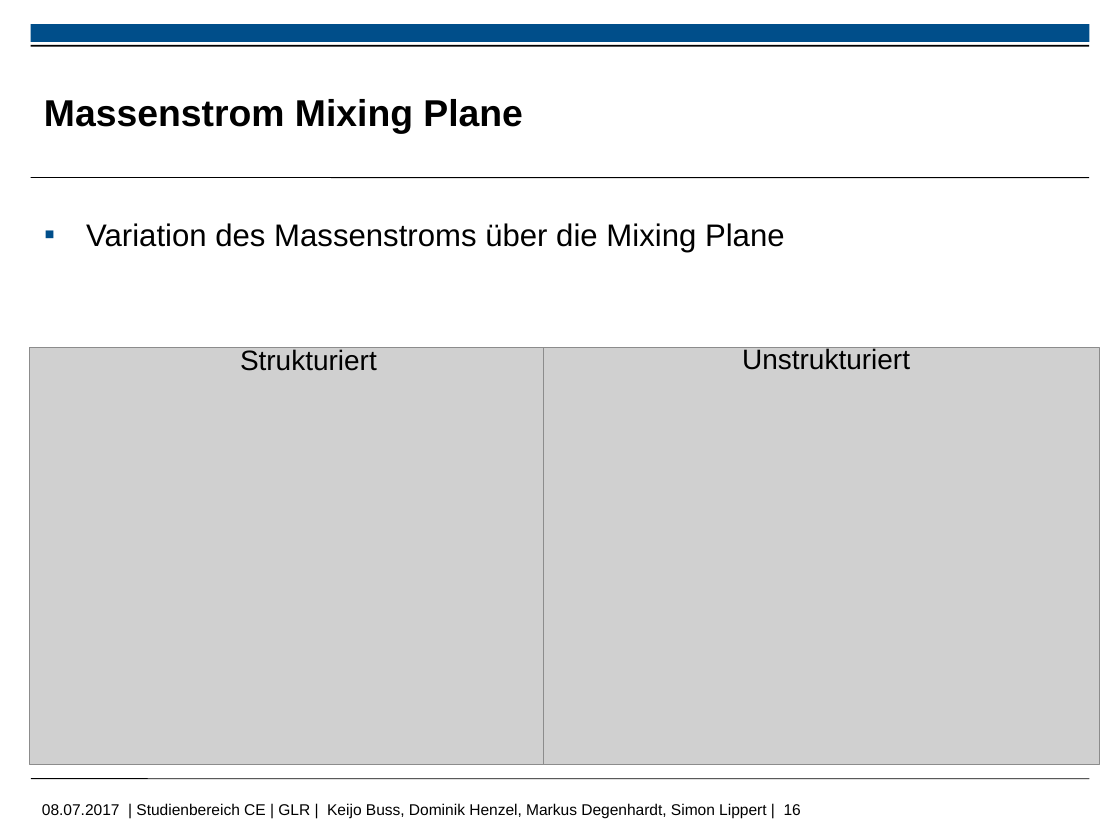
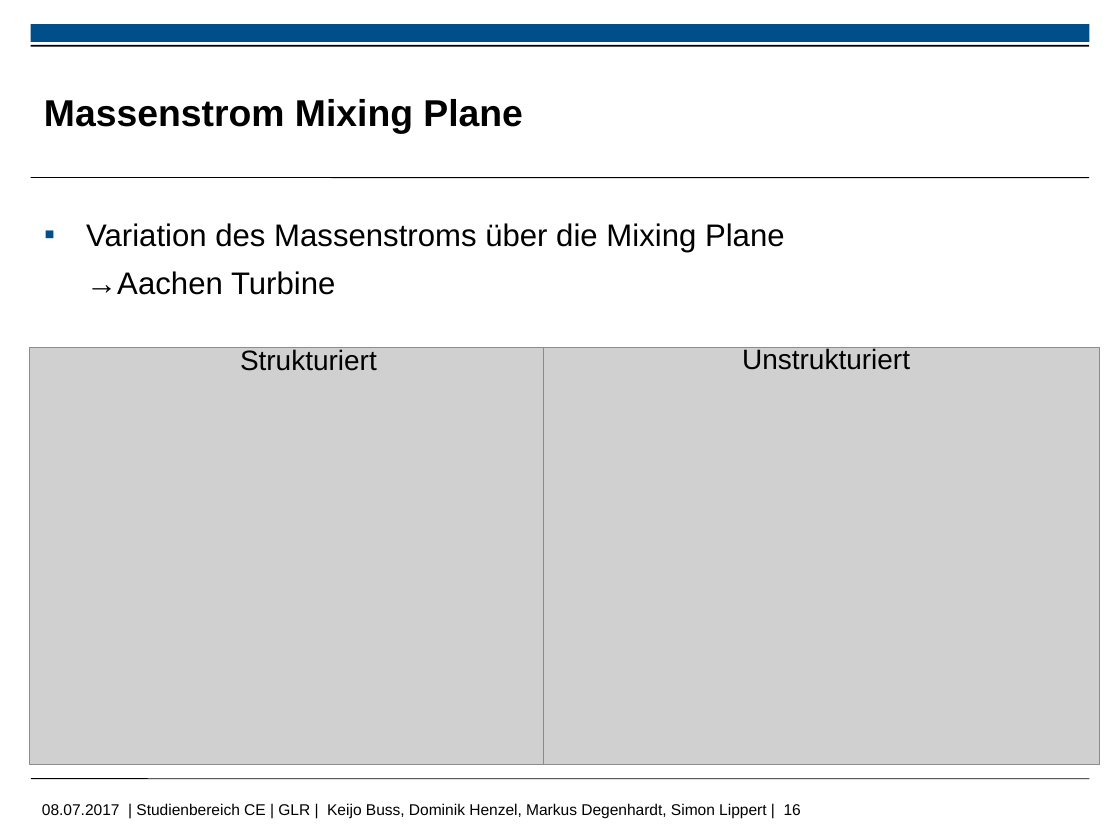
Before and after one commit to MDegenhardt/AusarbeitungADP, a slide deck: slide 16 of Präsentation/Abschluss_Präsentation_Keijo.pptx. Drawn at 1120x840 pixels with LibreOffice and Linux fonts; fonts in the diff are those of the drawing; grey boxes stand for pictures; background and template pictures are left out. Boxes give left, top, right and bottom in pixels: in the first picture for what was removed or moved away, otherwise in the second. Text is boxed around its words. In the diff, an @@ line names an element or a change of style, - is before the commit and + after.

Commit message:
8.7.17_2

```diff
--- a/Präsentation/Abschluss_Präsentation_Keijo.pptx
+++ b/Präsentation/Abschluss_Präsentation_Keijo.pptx
@@ text at box(86, 223, 785, 295): text changed @@
-▪ Variation des Massenstroms über die Mixing Plane
+▪ Variation des Massenstroms über die Mixing Plane →Aachen Turbine
```
Also in this commit, not shown: 1 other slide changed.
